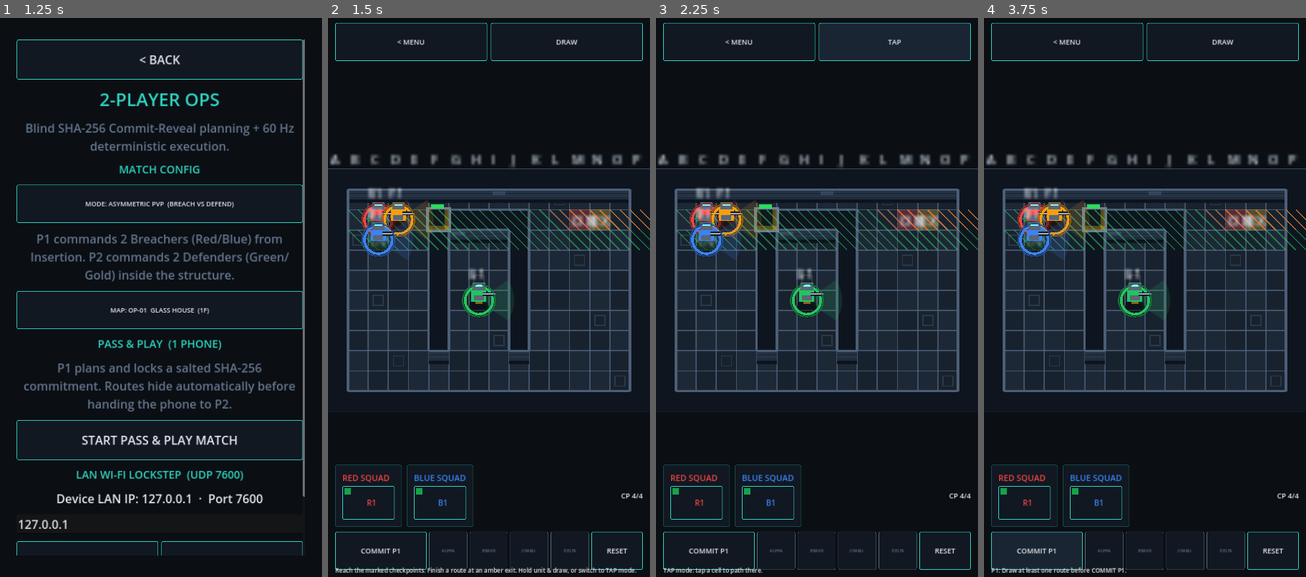
Above: before the commit, frames 1-4 (left to right).
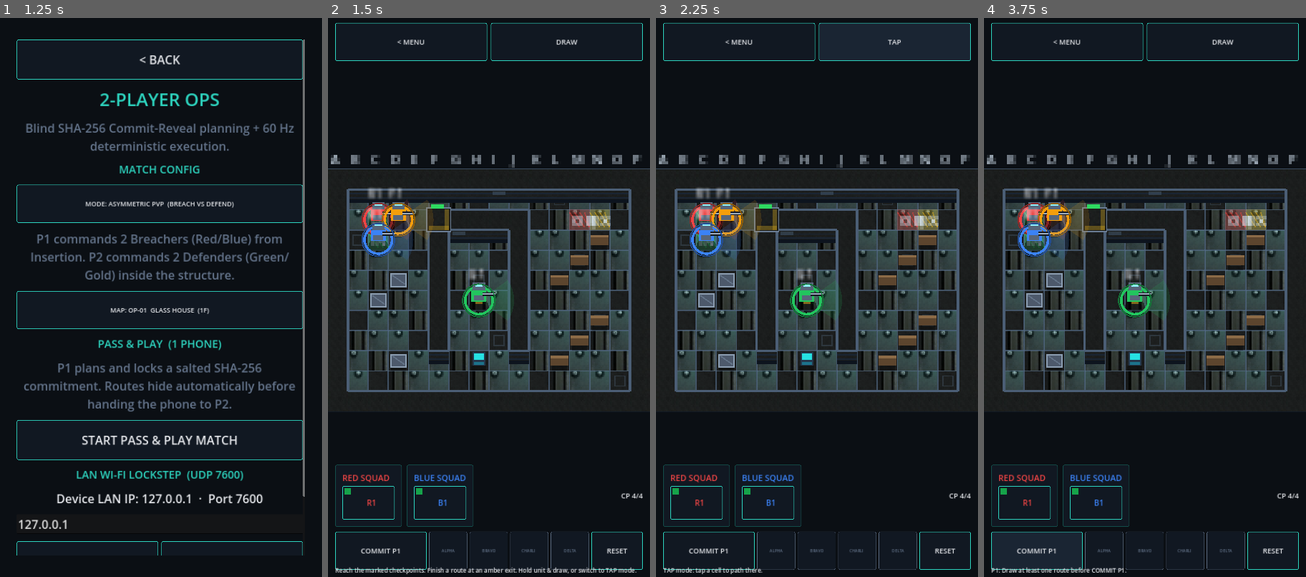
Above: after the commit, the same moments.

Repository: GhostMan612/TacPlanShooter
Game: Godot game, scene res://scenes/splash.tscn
Same seed, same stepped clock (60 frames per second), same inputs: the game is played once before the commit and once after it.
Inputs (mouse positions are in pixels of both pictures, inside the frame that each line leads up to):
- Up to frame 1 (1.25 s): tap Enter at 0.5 s; move the mouse to (231, 263) at 0.52 s; hold Right (ui_right) from 0.53 s (still down); click (231, 263) at 0.67 s
- Up to frame 2 (1.5 s): release Right (ui_right) at 1.25 s; click "START PASS & PLAY MATCH" at 1.25 s
- Up to frame 3 (2.25 s): click "DRAW" at 2 s
- Up to frame 4 (3.75 s): click "TAP" at 2.75 s; click "COMMIT P1" at 3.5 s

Frame 1 is identical in both runs. In frame 2, 14% of the frame differs, in the area x 0-100%, y 24-67%; in frame 3, 14%; in frame 4, 14%.

Commit message:
fix(25d-anti-stub): real HD atlas via draw_texture_rect_region (enable_hd_tiles returns true only on load), palette tints HD layers, clamped stripes; prop_layer drawn after renderer at z=1; 32x32 NEAREST sprites bound to tokens; scene_smoke hard assertions (atlas loaded, z-order, sprites bound)

Diff:
--- a/scripts/planning/map_renderer.gd
+++ b/scripts/planning/map_renderer.gd
@@ -30,6 +30,9 @@
 var map: GreyboxMap = null
 var palette: Dictionary = {}
 var hd_tilemap: TileMap = null
+var hd_atlas: Texture2D = null
+var hd_normal: Texture2D = null
+var hd_modulate := Color(1, 1, 1, 1)
 var show_overlay := true
 
 
@@ -44,11 +47,28 @@
 
 func apply_palette(pal: Dictionary) -> void:
 	palette = pal
+	var accent: Color = pal.get("accent", Color.WHITE)
+	var ink: Color = pal.get("ink", Color.WHITE)
+	hd_modulate = Color.WHITE.lerp(accent.lerp(ink, 0.35), 0.18)
+	hd_modulate.a = 1.0
 	queue_redraw()
 
 
 func enable_hd_tiles() -> bool:
-	return false
+	if hd_atlas != null:
+		return true
+	var p := "res://assets/textures/spacegrunts_25d_tileset.png"
+	if not ResourceLoader.exists(p):
+		return false
+	hd_atlas = ResourceLoader.load(p, "Texture2D") as Texture2D
+	if hd_atlas == null:
+		return false
+	texture_filter = CanvasItem.TEXTURE_FILTER_NEAREST
+	var np := "res://assets/textures/spacegrunts_25d_tileset_n.png"
+	if ResourceLoader.exists(np):
+		hd_normal = ResourceLoader.load(np, "Texture2D") as Texture2D
+	queue_redraw()
+	return true
 
 
 func _cell_color(cell: Vector2i) -> Color:
@@ -98,6 +118,10 @@
 func _draw_plate(c: Vector2i, s: float) -> void:
 	var r := GridUtil.cell_rect_px(c)
 	draw_rect(r, _cell_color(c), true)
+	if hd_atlas != null:
+		var h := (c.x * 73856093) ^ (c.y * 19349663)
+		var src := Rect2(float((h & 3) * 16), 176.0, 16.0, 16.0)
+		draw_texture_rect_region(hd_atlas, r, src, hd_modulate)
 	draw_line(r.position, Vector2(r.end.x, r.position.y), BEVEL_HI, 1.0)
 	draw_line(r.position, Vector2(r.position.x, r.end.y), BEVEL_HI, 1.0)
 	draw_line(Vector2(r.position.x, r.end.y), r.end, BEVEL_LO, 1.0)
@@ -120,7 +144,10 @@
 	if map.in_bounds(below) and not _solid(below):
 		var face := Rect2(r.position.x, r.end.y - 3.0, s, s * 0.85)
 		draw_rect(Rect2(r.position.x, r.end.y, s, s * 0.65), SHADOW, true)
-		draw_rect(face, WALL_FACE, true)
+		if hd_atlas != null:
+			draw_texture_rect_region(hd_atlas, face, Rect2(16, 0, 16, 16), hd_modulate)
+		else:
+			draw_rect(face, WALL_FACE, true)
 		draw_rect(Rect2(face.position.x, face.position.y, s, 2.0), Color(0.32, 0.43, 0.55, 0.6), true)
 		draw_rect(Rect2(face.position.x, face.end.y - 3.0, s, 3.0), Color(0.05, 0.08, 0.12), true)
 		for k in range(1, 4):
@@ -129,6 +156,8 @@
 		if (h & 7) == 0:
 			draw_rect(Rect2(face.position.x + 3.0, face.position.y + s * 0.28, s - 6.0, 3.0), WALL_VENT, true)
 	draw_rect(r, WALL_CAP, true)
+	if hd_atlas != null:
+		draw_texture_rect_region(hd_atlas, r, Rect2(0, 0, 16, 16), hd_modulate)
 	for nb in [Vector2i(c.x - 1, c.y), Vector2i(c.x + 1, c.y), Vector2i(c.x, c.y - 1), Vector2i(c.x, c.y + 1)]:
 		if _solid(nb):
 			continue
@@ -153,6 +182,8 @@
 	var r := GridUtil.cell_rect_px(c).grow(1.0)
 	draw_rect(r, SHADOW, true)
 	draw_rect(r, DOOR_FRAME, false, 2.0)
+	if hd_atlas != null:
+		draw_texture_rect_region(hd_atlas, r, Rect2(32, 0, 16, 16), hd_modulate)
 	var state := map.door_state(c)
 	var open := state == &"OPEN" or state == &"BREACHED_DESTROYED"
 	var leaf := r.grow(-4.0)
@@ -173,11 +204,11 @@
 			continue
 		var r := GridUtil.cell_rect_px(c)
 		draw_rect(r, col, true)
-		var i := 0
-		while i < int(s * 2.0):
-			var ox := float(i) * 8.0 - s
-			draw_line(r.position + Vector2(ox, 0), r.position + Vector2(ox + s, s), Color(col.r, col.g, col.b, 0.45), 1.0)
-			i += 1
+		var k := 0
+		while k < 4:
+			var ox := float(k) * s * 0.25
+			draw_line(r.position + Vector2(ox, 2.0), r.position + Vector2(minf(ox + 8.0, s), s - 2.0), Color(col.r, col.g, col.b, 0.45), 1.0)
+			k += 1
 		draw_string(ThemeDB.fallback_font, r.position + Vector2(2.0, s - 3.0), label, HORIZONTAL_ALIGNMENT_LEFT, -1, 11, INK)
 
 
--- a/scripts/planning/operative_token.gd
+++ b/scripts/planning/operative_token.gd
@@ -125,20 +125,21 @@
 	draw_arc(Vector2.ZERO, RADIUS + 3.0, 0.0, TAU, 24, squad_color, 2.0)
 	var yoff := _bob() if alive else 0.0
 	var body_col := _uniform() if alive else KIA_COLOR
-	var gear := HOSTILE_GEAR if hostile else ARMOR
 	var px := Vector2(0, yoff - 5.0)
-	draw_rect(Rect2(px + Vector2(-5, -9), Vector2(10, 6)), gear, true)
-	draw_rect(Rect2(px + Vector2(-6, -3), Vector2(12, 9)), body_col, true)
-	draw_rect(Rect2(px + Vector2(-4, 1), Vector2(8, 4)), gear, true)
-	draw_rect(Rect2(px + Vector2(-3, -8), Vector2(6, 2)), VISOR if alive else Color(0.3, 0.3, 0.3), true)
+	if sprite_texture != null:
+		draw_texture_rect(sprite_texture, Rect2(Vector2(-16, -16), Vector2(32, 32)), false)
+	else:
+		var gear := HOSTILE_GEAR if hostile else ARMOR
+		draw_rect(Rect2(px + Vector2(-5, -9), Vector2(10, 6)), gear, true)
+		draw_rect(Rect2(px + Vector2(-6, -3), Vector2(12, 9)), body_col, true)
+		draw_rect(Rect2(px + Vector2(-4, 1), Vector2(8, 4)), gear, true)
+		draw_rect(Rect2(px + Vector2(-3, -8), Vector2(6, 2)), VISOR if alive else Color(0.3, 0.3, 0.3), true)
 	var dir := Vector2.from_angle(deg_to_rad(facing_deg))
 	var gun := dir * 13.0
 	draw_line(px + dir * 3.0, px + gun, Color(0.08, 0.10, 0.13), 3.0)
 	draw_line(px + dir * 3.0, px + gun, Color(0.62, 0.68, 0.75), 1.0)
 	if hostage:
 		draw_rect(Rect2(px + Vector2(-1, -12), Vector2(2, 3)), Color(1.0, 0.95, 0.6), true)
-	if sprite_texture != null:
-		draw_texture_rect(sprite_texture, Rect2(Vector2(-RADIUS, -RADIUS), Vector2(RADIUS, RADIUS) * 2.0), false)
 	var highlighted := selected or routing_highlight
 	var outline := SELECTED_COLOR if highlighted else body_col.darkened(0.4)
 	draw_arc(Vector2.ZERO, RADIUS + 5.0, 0.0, TAU, 24, outline, 2.0 if highlighted else 1.0)
--- a/scripts/planning/planning_root.gd
+++ b/scripts/planning/planning_root.gd
@@ -94,9 +94,11 @@
 	renderer.enable_hd_tiles()
 	prop_layer = PropLayer.new()
 	prop_layer.setup(map)
+	prop_layer.z_index = 1
+	y_sort_enabled = true
+	renderer.z_index = 0
+	add_child(renderer)
 	add_child(prop_layer)
-	y_sort_enabled = true
-	add_child(renderer)
 	props = PropsPlacement.new()
 	props.z_index = 1
 	props.setup(map)
@@ -334,11 +336,11 @@
 
 
 func _configure_tokens(pal: Dictionary) -> void:
-	var sprite_paths: Array[String] = ["res://assets/sprites/op_pointman.png", "res://assets/sprites/op_breacher.png"]
+	var sprite_paths: Array[String] = ["res://assets/sprites/op_pointman.png", "res://assets/sprites/op_breacher.png", "res://assets/sprites/op_heavy.png", "res://assets/sprites/op_tech.png"]
 	for token in controller.tokens:
 		var squad := squad_hud.squad_of(token.op_id)
 		token.configure(PlanBoard.squad_color(squad), squad_hud.callsign(token.op_id), pal["ink"])
-		var sp: String = sprite_paths[token.op_id % sprite_paths.size()]
+		var sp: String = sprite_paths[posmod(token.op_id, sprite_paths.size())]
 		if ResourceLoader.exists(sp):
 			var tex := ResourceLoader.load(sp, "Texture2D") as Texture2D
 			if tex != null:
--- a/tests/scene_smoke.gd
+++ b/tests/scene_smoke.gd
@@ -147,6 +147,13 @@
 
 
 func _inspect_planning(pr: PlanningRoot) -> void:
+	_check(pr.renderer != null and pr.renderer.enable_hd_tiles(), "HD atlas tileset loaded and rendered")
+	_check(pr.prop_layer != null and pr.renderer != null and pr.prop_layer.z_index > pr.renderer.z_index, "prop layer draws above floor")
+	var bound_sprites := 0
+	for tok in pr.controller.tokens:
+		if tok.sprite_texture != null:
+			bound_sprites += 1
+	_check(bound_sprites > 0, "operative sprites bound to real PNG textures")
 	_check(pr.world != null and pr.world.operatives.size() == 2, "planning world has 2 operatives")
 	_check(pr.squad_hud != null and pr.squad_hud.card_count() == 2, "squad hud shows red and blue cards")
 	_check(pr.squad_hud.operative_button(0) != null, "squad hud has operative buttons")
@@ -403,6 +410,13 @@
 	var commitment := cr.commit("{\"0\":[1,2]}", "salt42")
 	_check(commitment.length() == 64 and cr.verify("{\"0\":[1,2]}", "salt42", commitment) and not cr.verify("{\"0\":[9]}", "salt42", commitment), "CommitReveal SHA-256 verify holds")
 	cr.free()
+	var net := LockstepSession.new()
+	get_tree().root.add_child(net)
+	var host_err: int = net.host_on_port(0, 17605)
+	_check(host_err == OK and net.session_active, "LockstepSession ENet create_server opens UDP port")
+	net.close_session()
+	get_tree().root.remove_child(net)
+	net.free()
 
 	ScreenRouter.set_param("map_path", "res://data/maps/op01_glass_house.json")
 	ScreenRouter.set_param("two_player_config", {"transport": "pass_play", "mode": "pvp", "seed": 2026})
@@ -418,7 +432,7 @@
 	var p2_start := pvp_pr.spawn_cells[2]
 	pvp_pr._on_route_committed(2, [p2_start, p2_start + Vector2i(1, 0)])
 	pvp_pr._on_execute_pressed()
-	_check(SimClock.phase == SimClock.Phase.EXECUTION, "COMMIT & EXEC verifies P1 commitment and enters 60 Hz execution")
+	_check(SimClock.phase == SimClock.Phase.EXECUTION, "EXEC P2 verifies P1 commitment and enters 60 Hz execution")
 	SimClock.reset_to_planning()
 	get_tree().root.remove_child(pvp_pr)
 	pvp_pr.queue_free()
